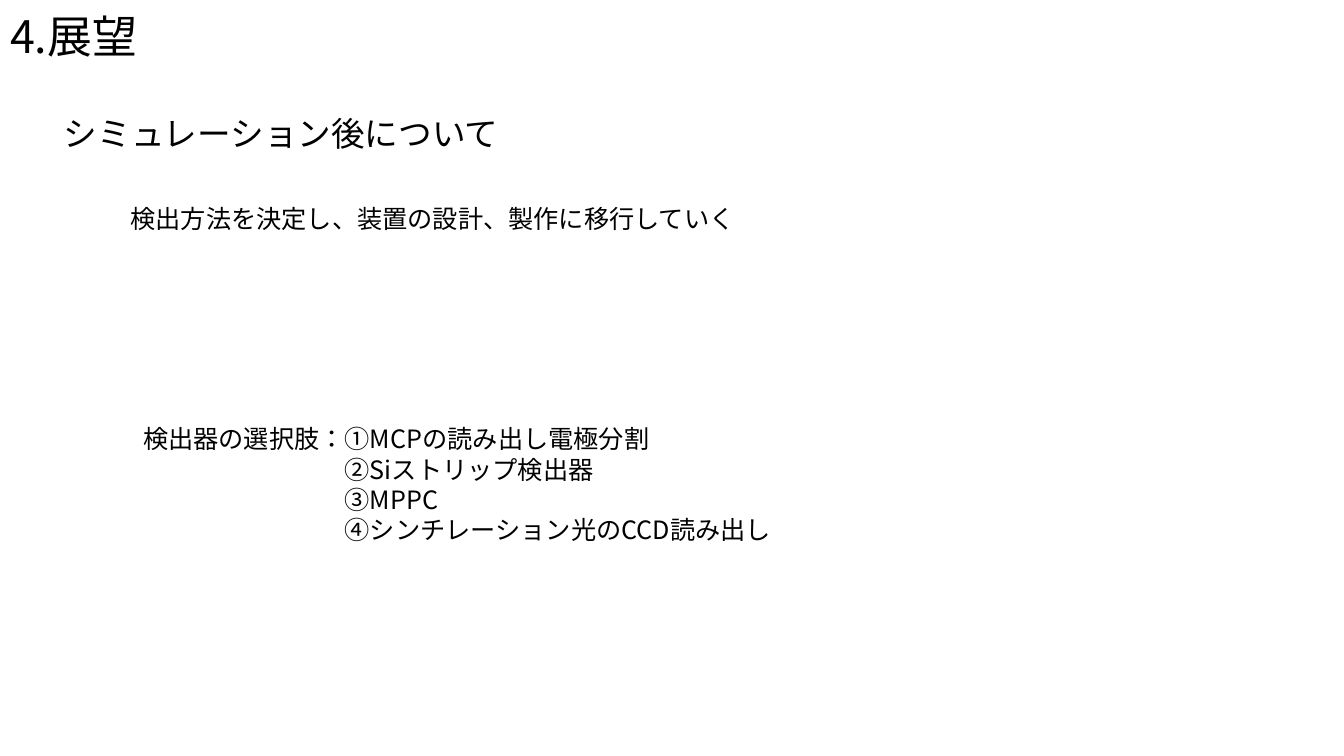
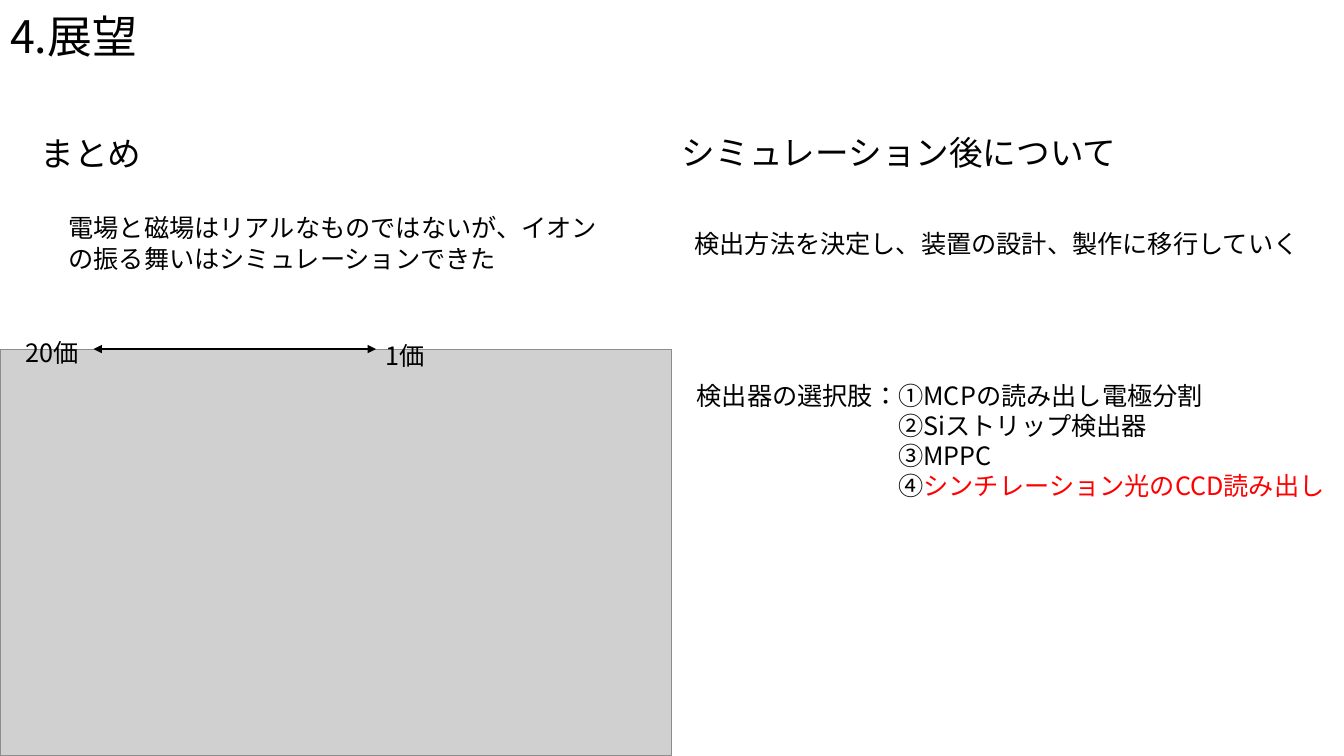
Before and after one commit to Takeuchi-yuya/Ksimulation, a slide deck: slide 14 of docs/中間発表.pptx (slide 17 before the commit). Drawn at 1344x756 pixels with LibreOffice and Linux fonts; fonts in the diff are those of the drawing; grey boxes stand for pictures. Boxes give left, top, right and bottom in pixels: in the first picture for what was removed or moved away, otherwise in the second. Text is boxed around its words. In the diff, an @@ line names an element or a change of style, - is before the commit and + after.

```diff
--- a/docs/中間発表.pptx
+++ b/docs/中間発表.pptx
@@ text added at (41,139,142,168), 24 pt, text #000000 @@
+まとめ
@@ text "シミュレーション後について": place and size @@
-text "シミュレーション後について" at (64,118,498,149)
+text "シミュレーション後について" at (682,137,1116,168)
@@ text added at (69,216,597,270), 18 pt, text #000000 @@
+電場と磁場はリアルなものではないが、イオンの振る舞いはシミュレーションできた
@@ text "検出方法を決定し、装置の設計、製作に移行していく": place and size @@
-text "検出方法を決定し、装置の設計、製作に移行していく" at (130,206,734,230)
+text "検出方法を決定し、装置の設計、製作に移行していく" at (694,231,1298,255)
@@ group added at (0,336,673,756): 2 texts, 1 picture, 1 double arrow @@
+20価
+1価
@@ text "検出器の選択肢：①MCPの読み出し電極分割": place and size @@
-text "検出器の選択肢：①MCPの読み出し電極分割" at (143,426,771,541)
+text "検出器の選択肢：①MCPの読み出し電極分割" at (697,383,1324,497)
@@ text at (898,473,1324,497): text colour #000000 to #FF0000 in "④シンチレーション光のCCD読み出し" @@
```
Also in this commit, not shown: 5 other slides changed, 1 slide added.
